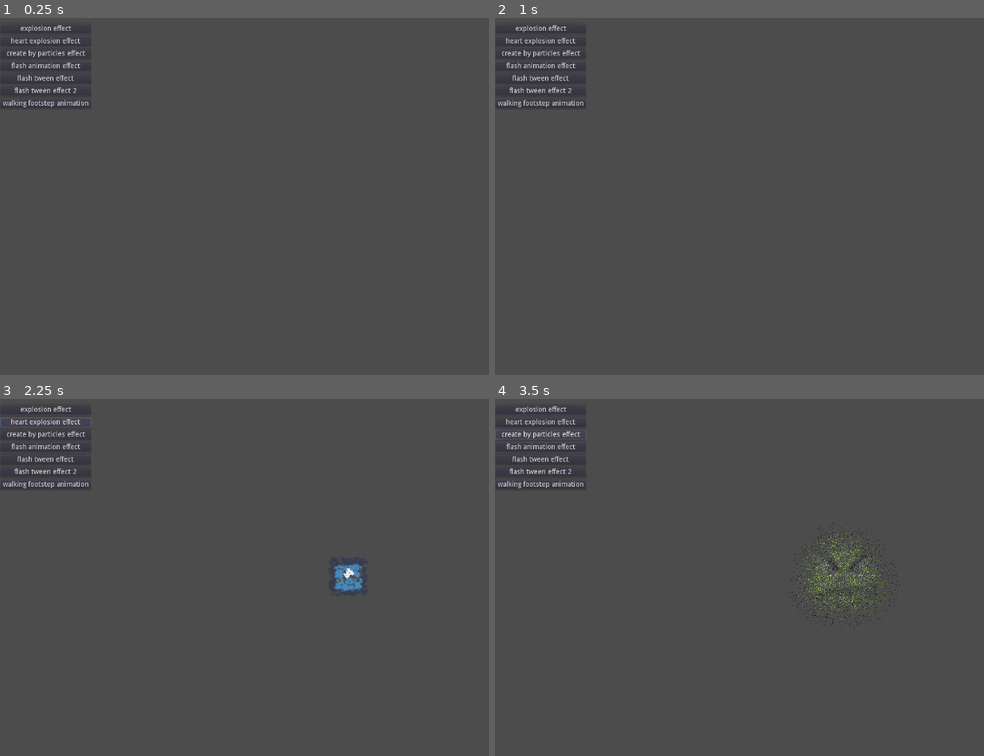
Above: before the commit, frames 1-4 (two rows, left to right).
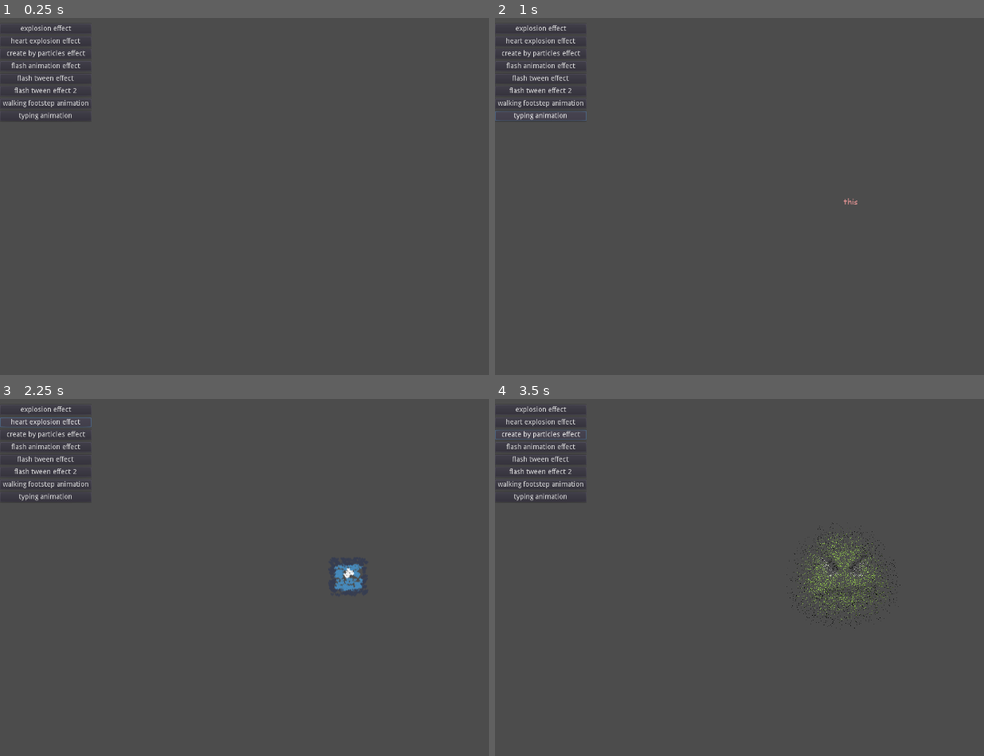
Above: after the commit, the same moments.

Repository: jttuboi/godot_projects_for_studies
Game: Godot game, scene res://World.tscn
Two runs of this game, one before a commit and one after it. Both use one fixed random seed, a clock stepped at 60 frames per second and the inputs below. The engine's default icon, where the game draws it, is replaced by a stand-in: a white triangle on a blue panel in a dark square.
Inputs (mouse positions are in pixels of both pictures, inside the frame that each line leads up to):
- Up to frame 1 (0.25 s): no input
- Up to frame 2 (1 s): click (539, 114) at 0.5 s, where only the run after the commit has a clickable "typing animation"
- Up to frame 3 (2.25 s): click "explosion effect" at 1.25 s; click "heart explosion effect" at 2 s
- Up to frame 4 (3.5 s): click "create by particles effect" at 2.75 s

The runs differ from the first frame. In frame 1, less than 0.1% of the frame differs, in the area x 3-15%, y 26-29%; in frame 2, 0.2%, in the area x 0-75%, y 26-53%; in frame 3, less than 0.1%; in frame 4, less than 0.1%.

Commit message:
add typing animation

Diff:
--- a/playground/World.gd
+++ b/playground/World.gd
@@ -65,6 +65,14 @@
 	_add_container(walking_duck_scene)
 
 
+## https://www.youtube.com/watch?v=iFJtXrwacY0
+func _on_TypingAnimation_pressed():
+	_clear_container()
+	var TypingAnimationScene = preload("res://typing_animation/typing_animation.tscn")
+	var typing_animation = TypingAnimationScene.instance()
+	_add_container(typing_animation)
+
+
 func _add_container(node):
 	node.position = $ContainerCenter.position
 	$Container.add_child(node)
--- a/playground/World.tscn
+++ b/playground/World.tscn
@@ -77,10 +77,16 @@
 margin_bottom = 185.0
 text = "walking footstep animation"
 
-[node name="_2" type="Control" parent="Menu/_/_"]
+[node name="TypingAnimation" type="Button" parent="Menu/_/_"]
 margin_top = 190.0
 margin_right = 184.0
-margin_bottom = 200.0
+margin_bottom = 210.0
+text = "typing animation"
+
+[node name="_2" type="Control" parent="Menu/_/_"]
+margin_top = 215.0
+margin_right = 184.0
+margin_bottom = 225.0
 rect_min_size = Vector2( 0, 10 )
 
 [node name="Container" type="Node2D" parent="."]
@@ -95,3 +101,4 @@
 [connection signal="pressed" from="Menu/_/_/FlashTweenEffect" to="." method="_on_FlashTweenEffect_pressed"]
 [connection signal="pressed" from="Menu/_/_/FlashTweenEffect2" to="." method="_on_FlashTweenEffect2_pressed"]
 [connection signal="pressed" from="Menu/_/_/WalkingFootstepAnimation" to="." method="_on_WalkingFootstepAnimation_pressed"]
+[connection signal="pressed" from="Menu/_/_/TypingAnimation" to="." method="_on_TypingAnimation_pressed"]
--- /dev/null
+++ b/playground/typing_animation/typing_animation.gd
@@ -0,0 +1,14 @@
+extends Node2D
+
+
+func _ready():
+	$Label.text = "this is a very very veyr long text with lots of letters."
+	var text_size_in_pixels = $Label.get_font("font").get_string_size($Label.text).x
+	$Animation.playback_speed = 100 / text_size_in_pixels
+	$Animation.play("show_typing")
+	yield($Animation, "animation_finished")
+
+	$Label.text = "this. short."
+	text_size_in_pixels = $Label.get_font("font").get_string_size($Label.text).x
+	$Animation.playback_speed = 100 / text_size_in_pixels
+	$Animation.play("show_typing")
--- /dev/null
+++ b/playground/typing_animation/typing_animation.tscn
@@ -0,0 +1,49 @@
+[gd_scene load_steps=5 format=2]
+
+[ext_resource path="res://typing_animation/typing_animation.gd" type="Script" id=1]
+[ext_resource path="res://typing_animation/comic.ttf" type="DynamicFontData" id=2]
+
+[sub_resource type="DynamicFont" id=1]
+font_data = ExtResource( 2 )
+
+[sub_resource type="Animation" id=2]
+resource_name = "show_typing"
+tracks/0/type = "value"
+tracks/0/path = NodePath("Label:percent_visible")
+tracks/0/interp = 1
+tracks/0/loop_wrap = true
+tracks/0/imported = false
+tracks/0/enabled = true
+tracks/0/keys = {
+"times": PoolRealArray( 0, 1 ),
+"transitions": PoolRealArray( 1, 1 ),
+"update": 0,
+"values": [ 0.0, 1.0 ]
+}
+tracks/1/type = "value"
+tracks/1/path = NodePath("Label:modulate")
+tracks/1/interp = 1
+tracks/1/loop_wrap = true
+tracks/1/imported = false
+tracks/1/enabled = true
+tracks/1/keys = {
+"times": PoolRealArray( 0, 0.2, 0.4, 0.6, 0.8, 1 ),
+"transitions": PoolRealArray( 1, 1, 1, 1, 1, 1 ),
+"update": 0,
+"values": [ Color( 1, 1, 1, 1 ), Color( 0.784314, 0.219608, 0.219608, 1 ), Color( 0.901961, 0.631373, 0.054902, 1 ), Color( 1, 0.984314, 0.0941176, 1 ), Color( 0.65098, 0.815686, 0.054902, 1 ), Color( 1, 1, 1, 1 ) ]
+}
+
+[node name="TypingAnimation" type="Node2D"]
+script = ExtResource( 1 )
+
+[node name="Label" type="Label" parent="."]
+margin_right = 40.0
+margin_bottom = 14.0
+custom_fonts/font = SubResource( 1 )
+text = "bla bla bla bla bla bla bla bla bla bla bla bla bla bla bla bla bla bla bla bla"
+__meta__ = {
+"_edit_use_anchors_": false
+}
+
+[node name="Animation" type="AnimationPlayer" parent="."]
+anims/show_typing = SubResource( 2 )
Binary file added: playground/typing_animation/comic.ttf
